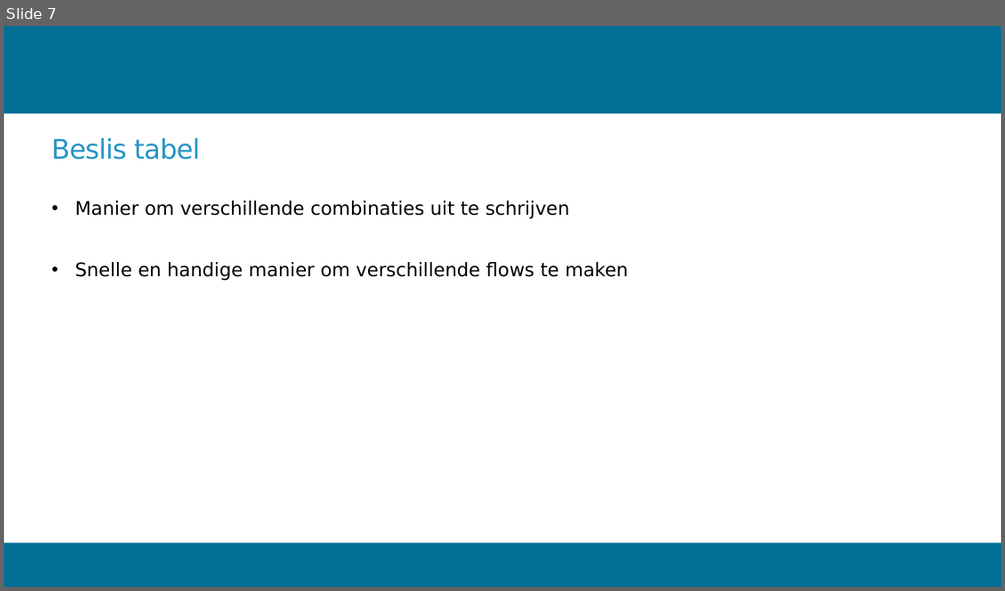
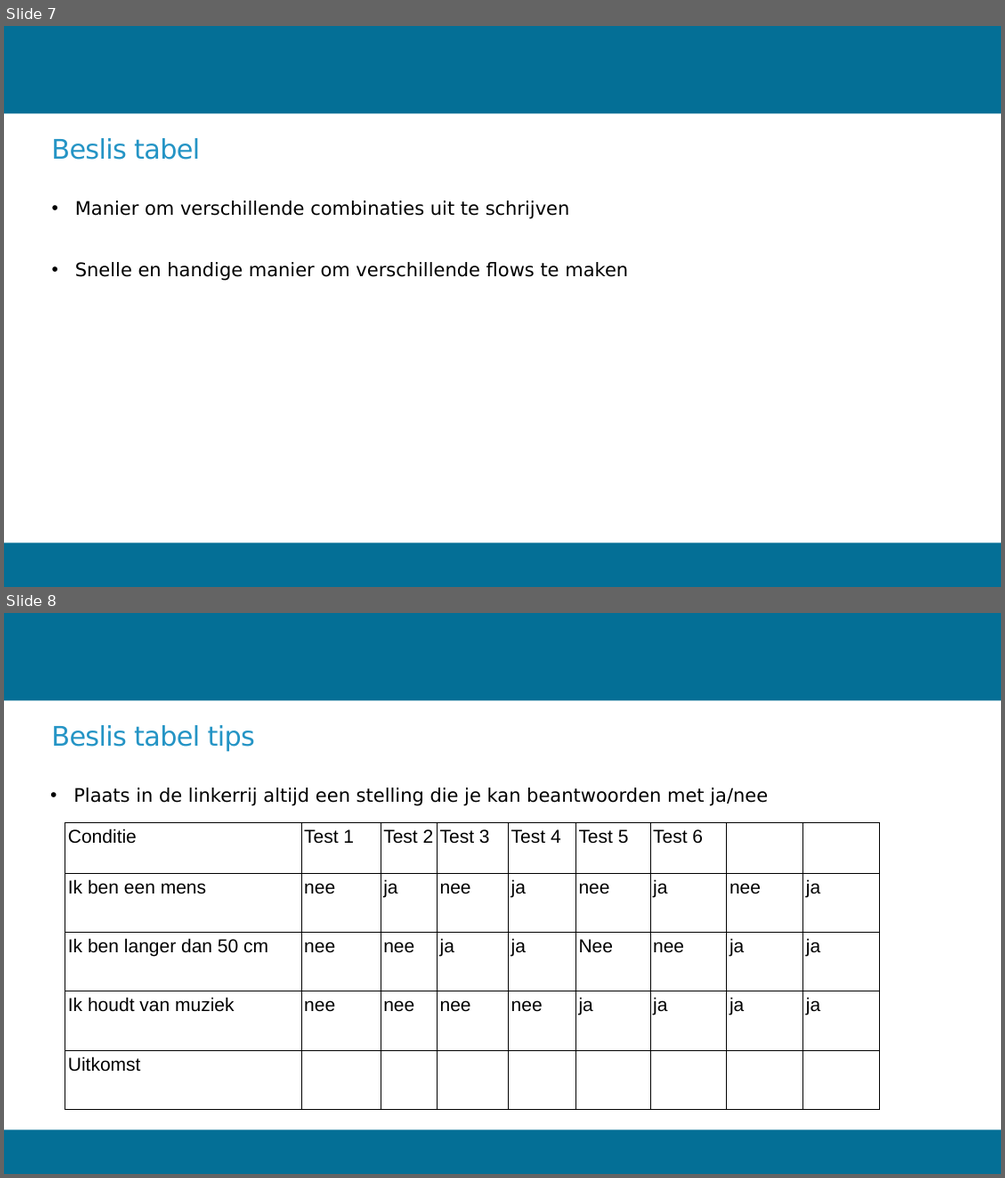
Before and after one commit to feddevanderlist/workshop, a slide deck: extraResources/Workshops-week5.pptx. Shown one above the other, each under a label of ours: slide 7 before the commit, slides 7 and 8 after it. The pictures are 1005x591 and 1005x1178 pixels, drawn with LibreOffice and Linux fonts; fonts in the diff are those of the drawing; background and template pictures are left out. Boxes give left, top, right and bottom in pixels: in the first picture for what was removed or moved away, otherwise in the second. Text is boxed around its words. In the diff, an @@ line names an element or a change of style, - is before the commit and + after.

```diff
--- a/extraResources/Workshops-week5.pptx
+++ b/extraResources/Workshops-week5.pptx
@@ slide 8 added at box(4, 613, 1001, 1174), background #FFFFFF; not listed: 2 template elements that a slide beside it also shows @@
@@ title added at box(51, 725, 255, 751), 26 pt, text #2494C5 @@
+Beslis tabel tips
@@ text added at box(73, 787, 768, 806), 18 pt, text #000000 @@
+• Plaats in de linkerrij altijd een stelling die je kan beantwoorden met ja/nee
@@ table added at box(65, 822, 879, 1174), 5 rows, 9 columns @@
+Conditie | Test 1 | Test 2 | Test 3 | Test 4 | Test 5 | Test 6 |  | 
+Ik ben een mens | nee | ja | nee | ja | nee | ja | nee | ja
+Ik ben langer dan 50 cm | nee | nee | ja | ja | Nee | nee | ja | ja
+Ik houdt van muziek | nee | nee | nee | nee | ja | ja | ja | ja
+Uitkomst |  |  |  |  |  |  |  | 
```
Also in this commit, not shown: 1 slide changed.
